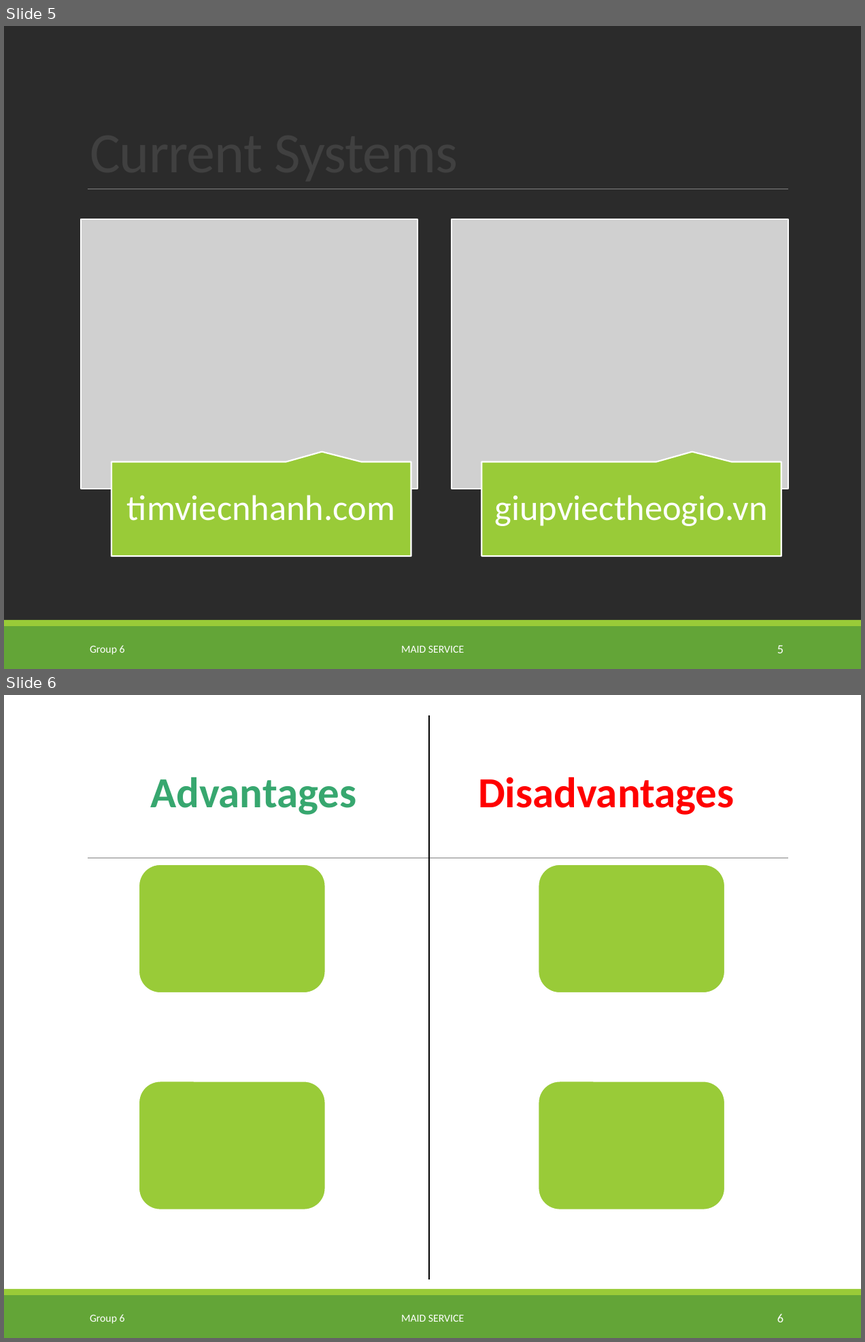
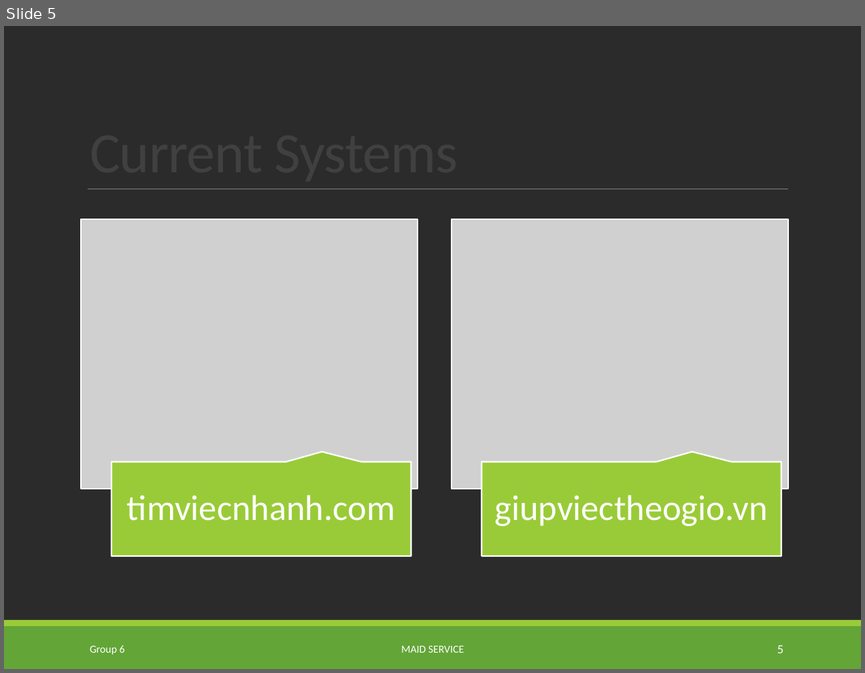
Before and after one commit to TuanBT/ms-website, a slide deck: Presentation/MS_Slide.pptx. Shown one above the other, each under a label of ours: slides 5 and 6 before the commit, slide 5 after it. The pictures are 865x1342 and 865x673 pixels, drawn with LibreOffice and Linux fonts; fonts in the diff are those of the drawing; grey boxes stand for pictures; background and template pictures are left out; a plain dark background stands for a picture behind light text. Boxes give left, top, right and bottom in pixels: in the first picture for what was removed or moved away, otherwise in the second. Text is boxed around its words. In the diff, an @@ line names an element or a change of style, - is before the commit and + after.

```diff
--- a/Presentation/MS_Slide.pptx
+++ b/Presentation/MS_Slide.pptx
@@ slide 6 removed at <box>4,695,861,1338</box>, background picture (left out); not listed: 3 template elements that a slide beside it also shows @@
@@ line removed from (429, 715) to (429, 1279) @@
@@ text removed at <box>150,777,356,815</box> @@
-Advantages
@@ text removed at <box>478,777,734,815</box> @@
-Disadvantages
@@ rounded rectangle removed at <box>139,864,325,992</box> @@
@@ rounded rectangle removed at <box>538,864,725,992</box> @@
@@ rounded rectangle removed at <box>139,1081,325,1209</box> @@
@@ rounded rectangle removed at <box>538,1081,725,1209</box> @@
@@ text removed at <box>90,1314,125,1323</box> @@
-Group 6
@@ text removed at <box>401,1314,464,1321</box> @@
-MAID SERVICE
@@ page number removed at <box>777,1313,783,1322</box> @@
-6
```
Also in this commit, not shown: 9 slides changed, 5 slides added.
